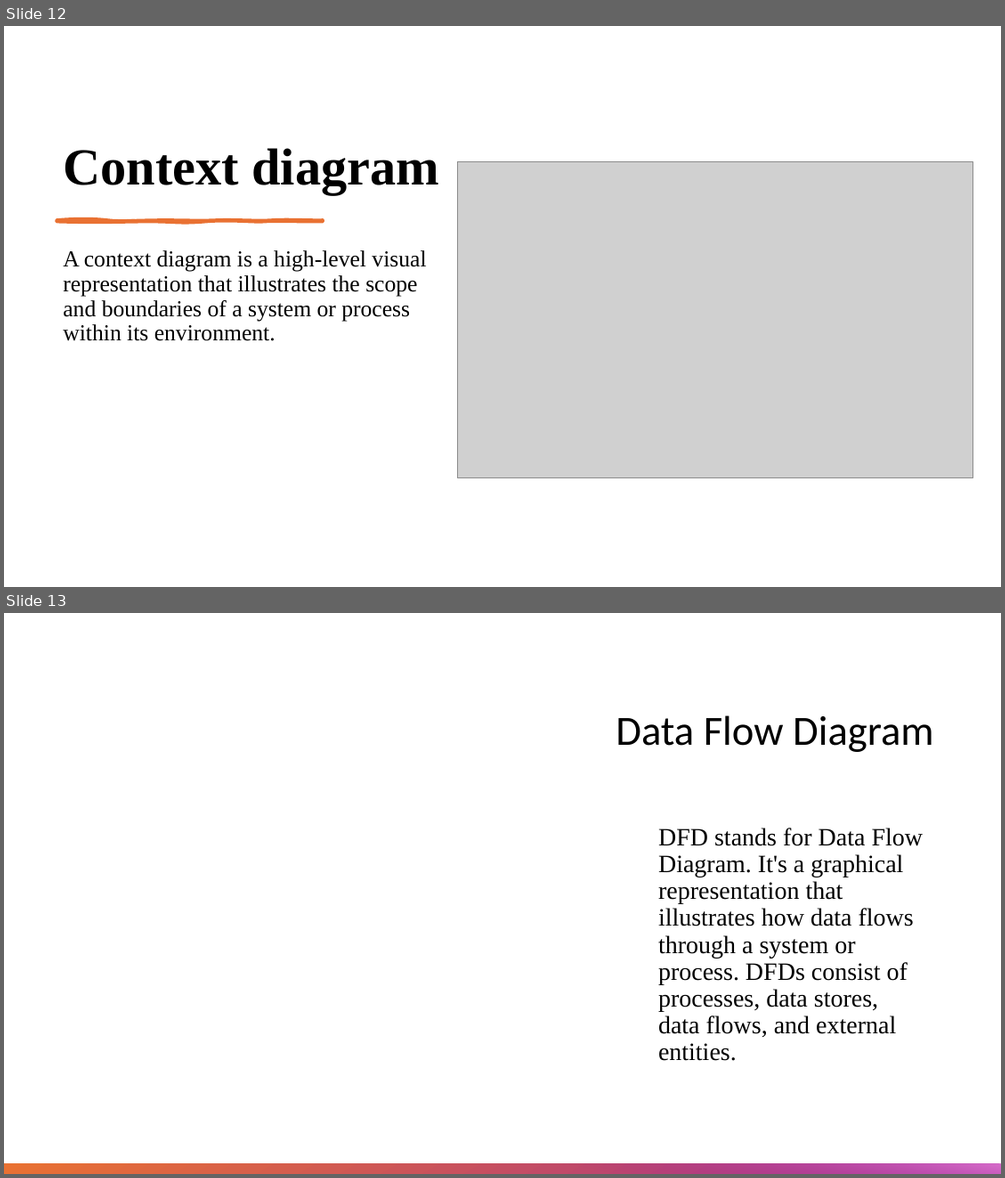
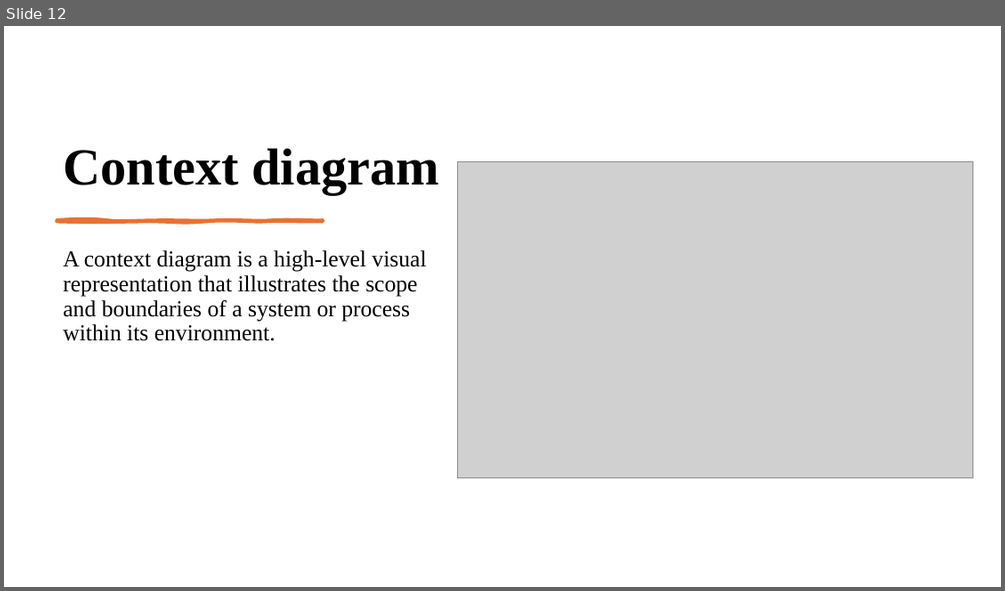
Before and after one commit to mrsushilshrestha/Project-VI, a slide deck: Report-File/Purposal-File/Presentation1.pptx. Shown one above the other, each under a label of ours: slides 12 and 13 before the commit, slide 12 after it. The pictures are 1005x1178 and 1005x591 pixels, drawn with LibreOffice and Linux fonts; fonts in the diff are those of the drawing; grey boxes stand for pictures. Boxes give left, top, right and bottom in pixels: in the first picture for what was removed or moved away, otherwise in the second. Text is boxed around its words. In the diff, an @@ line names an element or a change of style, - is before the commit and + after.

```diff
--- a/Report-File/Purposal-File/Presentation1.pptx
+++ b/Report-File/Purposal-File/Presentation1.pptx
@@ slide 13 removed at (x1=4, y1=613, x2=1001, y2=1174), background #FFFFFF @@
@@ title removed at (x1=615, y1=715, x2=934, y2=752) @@
-Data Flow Diagram
@@ text removed at (x1=658, y1=827, x2=923, y2=1061) @@
-DFD stands for Data Flow Diagram. It's a graphical representation that illustrates how data flows through a system or process. DFDs consist of processes, data stores, data flows, and external entities.
@@ rectangle removed at (x1=4, y1=1164, x2=1001, y2=1174) @@
@@ rectangle removed at (x1=518, y1=1164, x2=1001, y2=1174) @@
```
Also in this commit, not shown: 2 slides changed.
